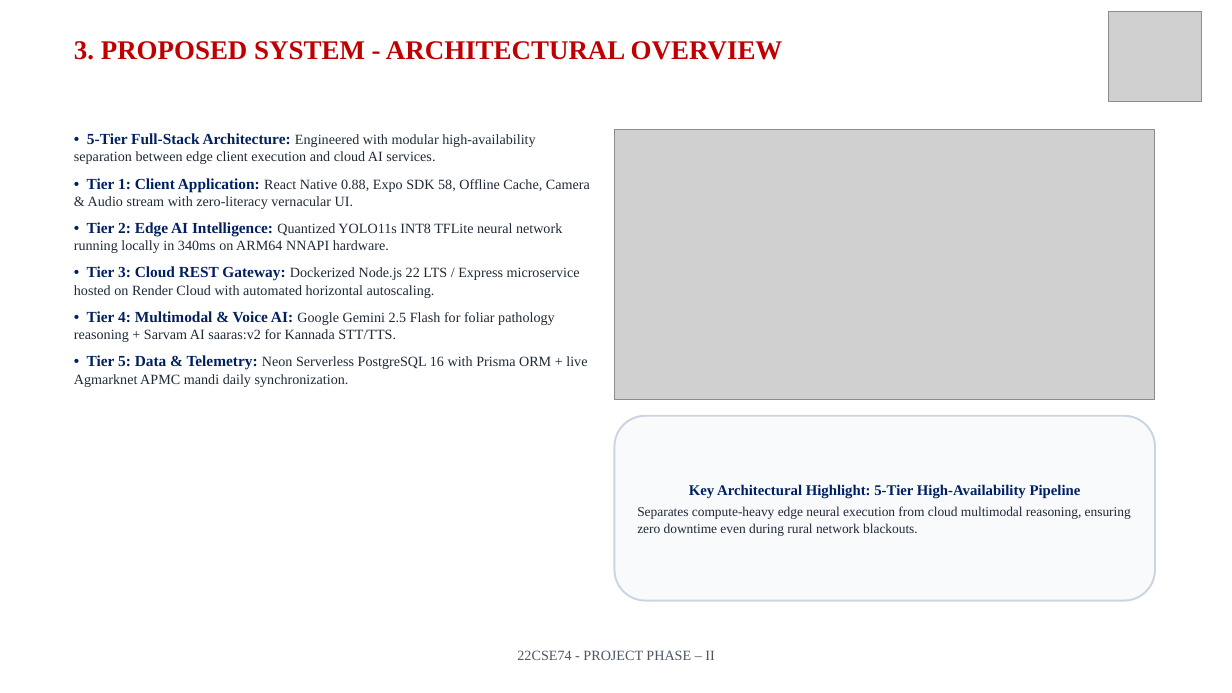
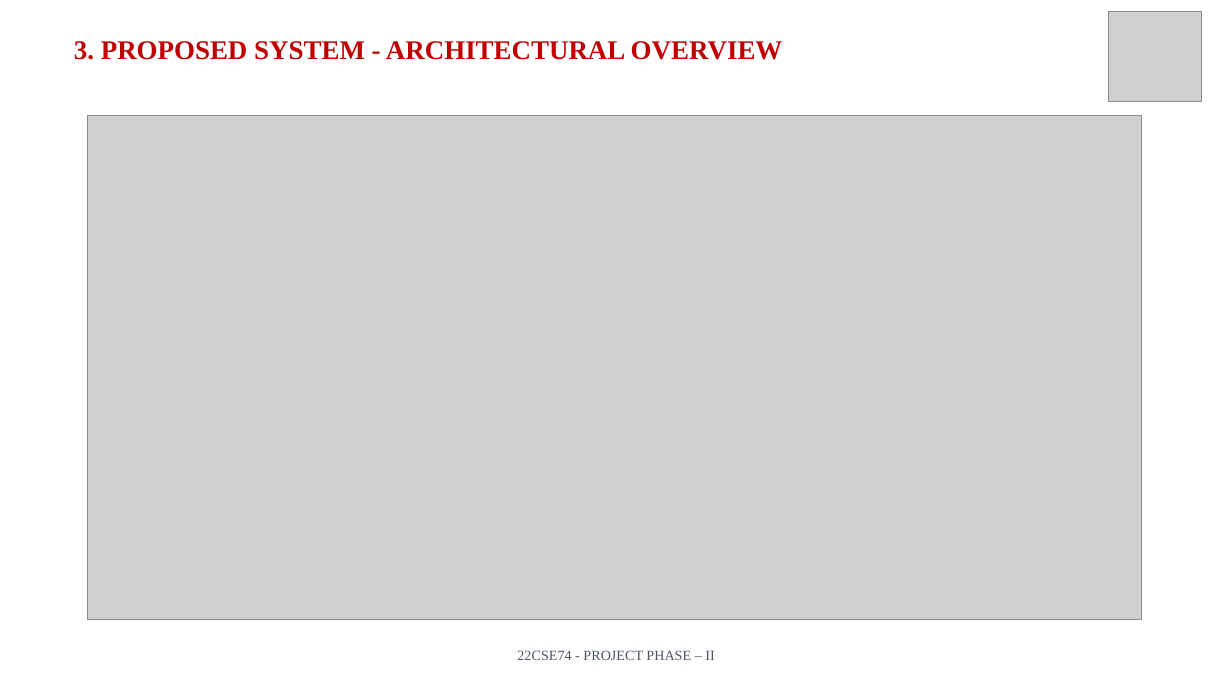
Before and after one commit to Naveenkm07/Major-Krushikadhara-figma, a slide deck: slide 6 of Project Phase-II_Review 2_ PPT Template.pptx. Drawn at 1232x693 pixels with LibreOffice and Linux fonts; fonts in the diff are those of the drawing; grey boxes stand for pictures. Boxes give left, top, right and bottom in pixels: in the first picture for what was removed or moved away, otherwise in the second. Text is boxed around its words. In the diff, an @@ line names an element or a change of style, - is before the commit and + after.

Commit message:
fix(ppt): upgrade all diagrams to full-slide 4800x2300 Retina resolution, replace low-res logos with official HD crest, and maximize clarity across all 21 slides

```diff
--- a/Project Phase-II_Review 2_ PPT Template.pptx
+++ b/Project Phase-II_Review 2_ PPT Template.pptx
@@ picture added at box(88, 116, 1141, 619) @@
@@ text removed at box(74, 133, 590, 387) @@
-• 5-Tier Full-Stack Architecture: Engineered with modular high-availability separation between edge client execution and cloud AI services.
-• Tier 1: Client Application: React Native 0.88, Expo SDK 58, Offline Cache, Camera & Audio stream with zero-literacy vernacular UI.
-• Tier 2: Edge AI Intelligence: Quantized YOLO11s INT8 TFLite neural network running locally in 340ms on ARM64 NNAPI hardware.
-• Tier 3: Cloud REST Gateway: Dockerized Node.js 22 LTS / Express microservice hosted on Render Cloud with automated horizontal autoscaling.
-• Tier 4: Multimodal & Voice AI: Google Gemini 2.5 Flash for foliar pathology reasoning + Sarvam AI saaras:v2 for Kannada STT/TTS.
-• Tier 5: Data & Telemetry: Neon Serverless PostgreSQL 16 with Prisma ORM + live Agmarknet APMC mandi daily synchronization.
@@ picture removed at box(615, 129, 1155, 399) @@
@@ rounded rectangle removed at box(615, 416, 1155, 601) @@
-Key Architectural Highlight: 5-Tier High-Availability Pipeline
-Separates compute-heavy edge neural execution from cloud multimodal reasoning, ensuring zero downtime even during rural network blackouts.
```
Also in this commit, not shown: 6 other slides changed, 17 other files.
